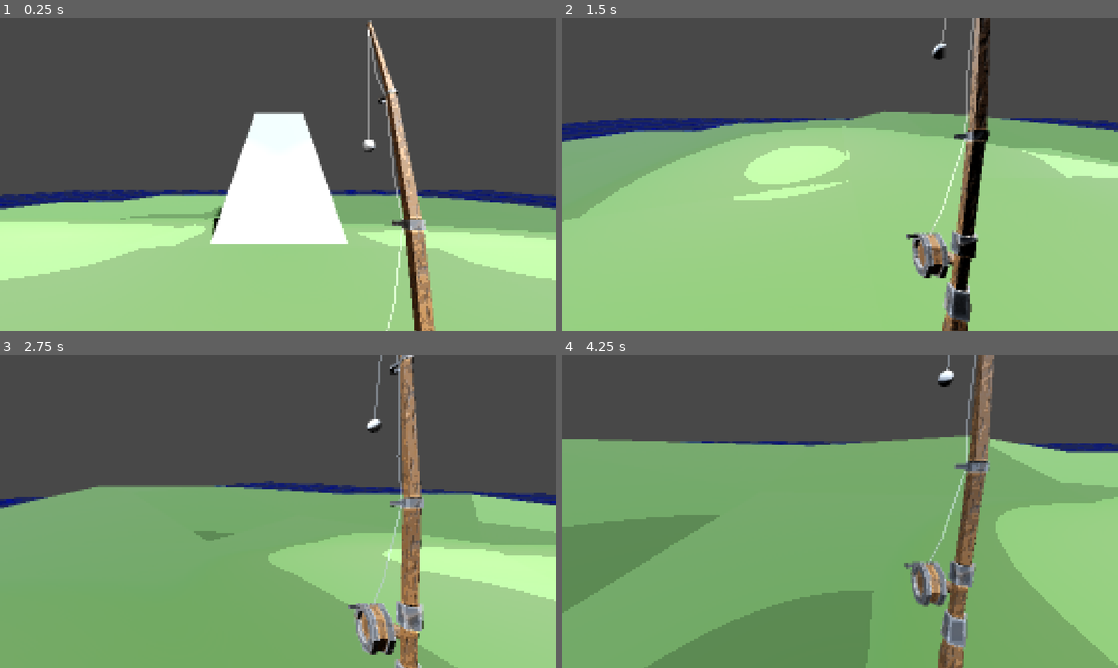
Above: before the commit, frames 1-4 (two rows, left to right).
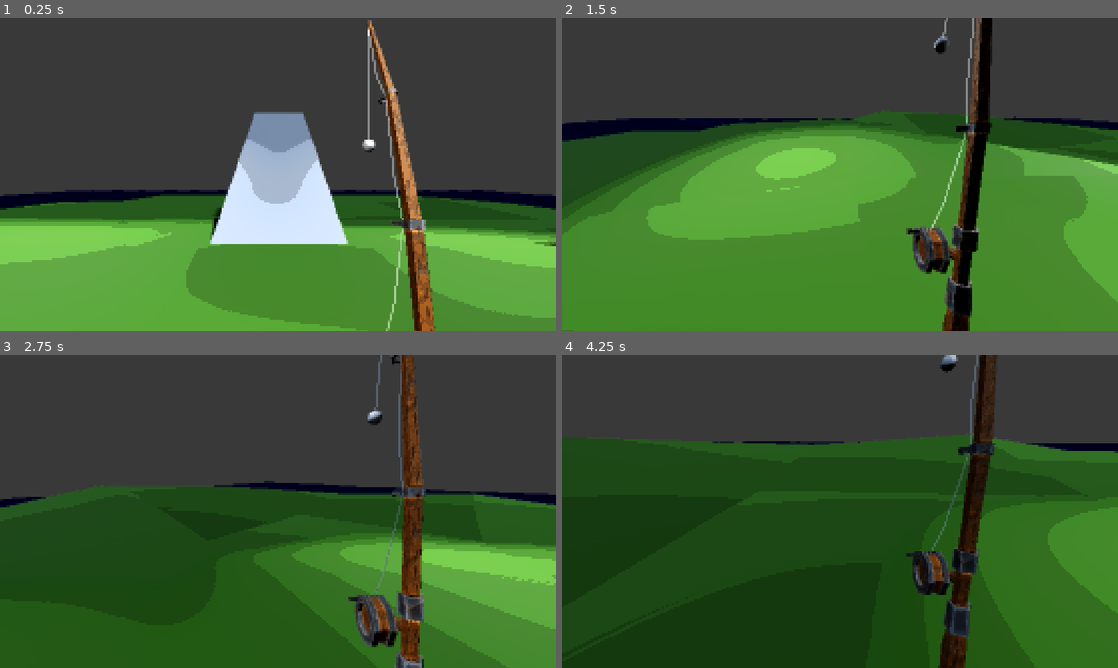
Above: after the commit, the same moments.

Repository: bobiscoolleonardo-collab/Collab
Game: Godot game, scene res://Scenes/game.tscn
The game is run twice, just before and just after one commit, with the same random seed, the same clock (stepped at 60 frames per second) and the same inputs.
Inputs (mouse positions are in pixels of both pictures, inside the frame that each line leads up to):
- Up to frame 1 (0.25 s): no input
- Up to frame 2 (1.5 s): move the mouse to (962, 158) at 0.52 s; hold D (right) 0.53-1.28 s; hold Space (space) 0.53-1.28 s; click (962, 158) at 0.8 s; move the mouse to (812, 174) at 1.27 s; hold W (up) from 1.28 s (still down); click (812, 174) at 1.35 s
- Up to frame 3 (2.75 s): keep holding W (up); tap Space (space) at 1.55 s; move the mouse to (289, 505) at 2.02 s; hold Space (space) from 2.03 s (still down); click (289, 505) at 2.3 s
- Up to frame 4 (4.25 s): keep holding W (up); move the mouse to (834, 517) at 2.77 s; release Space (space) at 2.78 s; tap Shift (sprint) at 2.85 s; tap Space (space) at 3.05 s; move the mouse to (878, 514) at 3.52 s; click (878, 514) at 3.6 s

The runs differ from the first frame. In frame 1, 49% of the frame differs, in the area x 0-100%, y 0-100%; in frame 2, 68%; in frame 3, 59%; in frame 4, 74%.

Commit message:
Ineract system

Diff:
--- a/Scenes/fishing_rod.tscn
+++ b/Scenes/fishing_rod.tscn
@@ -21,7 +21,7 @@
 point2 = NodePath("Point2")
 point3 = NodePath("Point3")
 sway_strength = 100.0
-damping = 1.0
+damping = 3.0
 
 [node name="Rod" type="MeshInstance3D" parent="." unique_id=1826954930]
 transform = Transform3D(7.868049e-09, 0.06, 2.2928226e-16, -2.6226832e-09, 1.1464113e-16, 0.06, 0.06, -7.868049e-09, 2.6226832e-09, 0, 0, 0)
--- a/Scenes/game.tscn
+++ b/Scenes/game.tscn
@@ -6,6 +6,7 @@
 [ext_resource type="Script" uid="uid://dfo0lq3okc5ke" path="res://Scripts/cube.gd" id="3_wrm1d"]
 [ext_resource type="Texture2D" uid="uid://cw6rfh8u1og3f" path="res://Images/Water1.tres" id="5_i6g32"]
 [ext_resource type="Texture2D" uid="uid://dtlyktijrv0rf" path="res://Images/Water2.tres" id="6_1l0tm"]
+[ext_resource type="Script" uid="uid://cbcdjilq318sg" path="res://Scripts/Test_cube.gd" id="7_1l0tm"]
 
 [sub_resource type="FastNoiseLite" id="FastNoiseLite_i6g32"]
 noise_type = 3
@@ -47,7 +48,8 @@
 volumetric_fog_emission_energy = 0.0
 volumetric_fog_gi_inject = 0.0
 adjustment_enabled = true
-adjustment_contrast = 1.05
+adjustment_contrast = 1.2
+adjustment_saturation = 1.4
 
 [sub_resource type="BoxMesh" id="BoxMesh_wrm1d"]
 size = Vector3(4, 1, 2)
@@ -132,6 +134,10 @@
 [sub_resource type="BoxShape3D" id="BoxShape3D_v158k"]
 size = Vector3(3, 0.2, 10)
 
+[sub_resource type="BoxMesh" id="BoxMesh_v158k"]
+
+[sub_resource type="BoxShape3D" id="BoxShape3D_h4fw4"]
+
 [node name="Game" type="Node3D" unique_id=1711670376]
 
 [node name="Lighting" type="Node3D" parent="." unique_id=1652345042]
@@ -139,7 +145,6 @@
 [node name="DirectionalLight3D" type="DirectionalLight3D" parent="Lighting" unique_id=1982673979]
 transform = Transform3D(0.6150286, -0.66305155, 0.4267345, 1.4687029e-08, 0.5411947, 0.84089744, -0.78850484, -0.51717603, 0.3328502, -1.1920929e-07, 1.5319614, -4.239302)
 light_color = Color(0.8405217, 0.90653723, 1, 1)
-light_energy = 4.06
 light_angular_distance = 1.0
 shadow_enabled = true
 directional_shadow_mode = 1
@@ -262,3 +267,13 @@
 [node name="CollisionShape3D" type="CollisionShape3D" parent="StaticBody3D2" unique_id=1650331903]
 transform = Transform3D(1, 0, 0, 0, 1, 0, 0, 0, 1, 0, 2.613453, -17.690096)
 shape = SubResource("BoxShape3D_v158k")
+
+[node name="StaticBody3D3" type="StaticBody3D" parent="." unique_id=1454172729]
+transform = Transform3D(1, 0, 0, 0, 1, 0, 0, 0, 1, 7.05188, 2.4300342, -3.877676)
+script = ExtResource("7_1l0tm")
+
+[node name="MeshInstance3D" type="MeshInstance3D" parent="StaticBody3D3" unique_id=1545164637]
+mesh = SubResource("BoxMesh_v158k")
+
+[node name="CollisionShape3D" type="CollisionShape3D" parent="StaticBody3D3" unique_id=1061051260]
+shape = SubResource("BoxShape3D_h4fw4")
--- a/Scenes/player.tscn
+++ b/Scenes/player.tscn
@@ -3,11 +3,13 @@
 [ext_resource type="Script" uid="uid://g77wxivcs805" path="res://Scripts/player.gd" id="1_v0iea"]
 [ext_resource type="PackedScene" uid="uid://cfy2rghhnl1os" path="res://Scenes/fishing_rod.tscn" id="2_6t5aa"]
 [ext_resource type="Shader" uid="uid://b1e5d05gsbdsd" path="res://Shaders/Pixelation.gdshader" id="2_cvnsp"]
+[ext_resource type="Script" uid="uid://dswhxc2yynpkj" path="res://Scripts/UserInterface.gd" id="3_ukyrk"]
 [ext_resource type="Theme" uid="uid://cgfyu5a15lk7l" path="res://UI/Themes/Debug.tres" id="4_gymyn"]
 [ext_resource type="Script" uid="uid://dhvcrghyj05u7" path="res://Scripts/PlayerStates/StateMachine.gd" id="4_x3wgy"]
 [ext_resource type="Script" uid="uid://825morih6jb3" path="res://Scripts/PlayerStates/idle.gd" id="5_3smsa"]
 [ext_resource type="Script" uid="uid://hcjv1il6kgdb" path="res://Scripts/Debug.gd" id="5_pu2lt"]
 [ext_resource type="Script" uid="uid://dx58k5ortwf80" path="res://Scripts/PlayerStates/walking.gd" id="6_8erm5"]
+[ext_resource type="Texture2D" uid="uid://dxiv4ciaj1w73" path="res://Images/Hand.png" id="6_pu2lt"]
 [ext_resource type="Script" uid="uid://bg5ghk3ofs4g8" path="res://Scripts/PlayerStates/running.gd" id="7_8erm5"]
 [ext_resource type="Script" uid="uid://bqo2v0kxvqw61" path="res://Scripts/PlayerStates/jumping.gd" id="8_f1ek2"]
 [ext_resource type="Script" uid="uid://bo0w5qunldvo1" path="res://Scripts/PlayerStates/falling.gd" id="9_f1ek2"]
@@ -22,8 +24,9 @@
 shader_parameter/levels = 55.0
 shader_parameter/gamma = Vector2(0.125, 11)
 
-[node name="player" type="CharacterBody3D" unique_id=298331612 node_paths=PackedStringArray("neck", "camera", "hands")]
+[node name="player" type="CharacterBody3D" unique_id=298331612 node_paths=PackedStringArray("ray_cast", "neck", "camera", "hands")]
 script = ExtResource("1_v0iea")
+ray_cast = NodePath("neck/Camera3D/InteractRayCast")
 neck = NodePath("neck")
 camera = NodePath("neck/Camera3D")
 hands = NodePath("Hands")
@@ -50,7 +53,10 @@
 
 [node name="Camera3D" type="Camera3D" parent="neck" unique_id=56609905]
 
-[node name="UserInterface" type="Control" parent="." unique_id=758524449]
+[node name="InteractRayCast" type="RayCast3D" parent="neck/Camera3D" unique_id=1160402842]
+target_position = Vector3(0, 0, -2)
+
+[node name="UserInterface" type="Control" parent="." unique_id=758524449 node_paths=PackedStringArray("interact_icon", "interact_label")]
 layout_mode = 3
 anchors_preset = 15
 anchor_right = 1.0
@@ -58,6 +64,9 @@
 grow_horizontal = 2
 grow_vertical = 2
 mouse_filter = 2
+script = ExtResource("3_ukyrk")
+interact_icon = NodePath("InteractIcon")
+interact_label = NodePath("InteractIcon/RichTextLabel")
 
 [node name="PostProcessing" type="ColorRect" parent="UserInterface" unique_id=800061311]
 material = SubResource("ShaderMaterial_cvnsp")
@@ -86,6 +95,40 @@
 [node name="VBoxContainer" type="VBoxContainer" parent="UserInterface/DebugPanel/MarginContainer" unique_id=6309718]
 layout_mode = 2
 
+[node name="InteractIcon" type="TextureRect" parent="UserInterface" unique_id=1630715849]
+layout_mode = 1
+anchors_preset = 8
+anchor_left = 0.5
+anchor_top = 0.5
+anchor_right = 0.5
+anchor_bottom = 0.5
+offset_left = -16.0
+offset_top = -20.0
+offset_right = 112.0
+offset_bottom = 108.0
+grow_horizontal = 2
+grow_vertical = 2
+scale = Vector2(0.3, 0.3)
+texture = ExtResource("6_pu2lt")
+
+[node name="RichTextLabel" type="RichTextLabel" parent="UserInterface/InteractIcon" unique_id=1999816110]
+layout_mode = 1
+anchors_preset = 8
+anchor_left = 0.5
+anchor_top = 0.5
+anchor_right = 0.5
+anchor_bottom = 0.5
+offset_left = -384.00006
+offset_top = 95.999954
+offset_right = 415.99982
+offset_bottom = 282.66656
+grow_horizontal = 2
+grow_vertical = 2
+theme_override_font_sizes/normal_font_size = 128
+text = "PlaceHolder"
+horizontal_alignment = 1
+vertical_alignment = 1
+
 [node name="StateMachine" type="Node" parent="." unique_id=1114089350 node_paths=PackedStringArray("current_state")]
 script = ExtResource("4_x3wgy")
 current_state = NodePath("Idle")
--- /dev/null
+++ b/Scripts/Interactable.gd
@@ -0,0 +1,10 @@
+# interactable.gd
+# Attach this to any object you want to be interactable
+class_name Interactable
+extends Node
+
+@export var interact_label : String = "Interact"
+
+# Override this in child classes
+func interact() -> void:
+	pass
--- a/Scripts/PlayerStates/idle.gd
+++ b/Scripts/PlayerStates/idle.gd
@@ -5,5 +5,5 @@
 		transition.emit("Walking")
 	if global.player.is_on_floor() and Input.is_action_pressed("space"):
 		transition.emit("Jumping")
-	if global.player.velocity_y_last < -1.0:
+	if global.player.velocity_y_last < -3.5:
 		transition.emit("Falling")
--- a/Scripts/PlayerStates/jumping.gd
+++ b/Scripts/PlayerStates/jumping.gd
@@ -1,5 +1,5 @@
 class_name JumpingPlayerState extends State
 
 func update(_delta):
-	if global.player.velocity_y_last < -1.0:
+	if global.player.velocity_y_last < -3.5:
 		transition.emit("Falling")
--- a/Scripts/PlayerStates/running.gd
+++ b/Scripts/PlayerStates/running.gd
@@ -6,5 +6,5 @@
 		transition.emit("Walking")
 	if global.player.is_on_floor() and Input.is_action_pressed("space"):
 		transition.emit("Jumping")
-	if global.player.velocity_y_last < -1.0:
+	if global.player.velocity_y_last < -3.5:
 		transition.emit("Falling")
--- a/Scripts/PlayerStates/walking.gd
+++ b/Scripts/PlayerStates/walking.gd
@@ -7,5 +7,5 @@
 		transition.emit("Running")
 	if global.player.is_on_floor() and Input.is_action_pressed("space"):
 		transition.emit("Jumping")
-	if global.player.velocity_y_last < -1.0:
+	if global.player.velocity_y_last < -3.5:
 		transition.emit("Falling")
--- /dev/null
+++ b/Scripts/Test_cube.gd
@@ -0,0 +1,7 @@
+extends Interactable
+
+func interact() -> void:
+	var tween = create_tween()
+	tween.set_trans(Tween.TRANS_ELASTIC)
+	tween.tween_property(self, "scale", Vector3(1.3, 1.3, 1.3), 0.2)
+	tween.tween_property(self, "scale", Vector3(1.0, 1.0, 1.0), 0.2)
--- /dev/null
+++ b/Scripts/UserInterface.gd
@@ -0,0 +1,13 @@
+extends Control
+
+@export var interact_icon : TextureRect
+@export var interact_label : RichTextLabel
+
+func _ready() -> void:
+	global.ui = self
+	set_interact_visible(false)
+
+func set_interact_visible(set_visible : bool, label : String = "") -> void:
+	interact_icon.visible = set_visible
+	interact_label.visible = set_visible
+	interact_label.text = label
--- a/Scripts/global.gd
+++ b/Scripts/global.gd
@@ -3,3 +3,4 @@
 var player
 var store
 var debug
+var ui
--- a/Scripts/player.gd
+++ b/Scripts/player.gd
@@ -3,6 +3,9 @@
 var walk_speed = 5.0
 var sprint_speed = 7.0
 var jump_velocity = 4.5
+
+@export var ray_cast : RayCast3D
+var current_interactable : Interactable = null
 
 var bob_time := 0.0
 var idle_bob_speed := 3.0
@@ -71,6 +74,12 @@
 	is_moving = false
 	is_sprinting = false
 
+	_check_interactable()
+
+	if Input.is_action_just_pressed("interact"):
+		if current_interactable:
+			current_interactable.interact()
+
 	camera.rotation.z = lerp(camera.rotation.z, clamp(-mouse_delta.x * delta * sway_amount * 0.001, -0.9, 0.9), delta * sway_smooth)
 	mouse_delta = Vector2.ZERO
 	camera.rotation.z = lerp(camera.rotation.z, target_roll, delta * sway_smooth)
@@ -108,11 +117,39 @@
 	move_and_slide()
 	camera_bob(delta)
 
+func _find_interactable(node: Node) -> Interactable:
+	# Only walk UP the parent tree from the hit node
+	while node:
+		if node is Interactable:
+			return node
+		node = node.get_parent()
+	return null
+
+func _check_interactable() -> void:
+	if ray_cast.is_colliding():
+		var collider = ray_cast.get_collider()
+		var interactable = _find_interactable(collider)
+
+		if interactable:
+			if interactable != current_interactable:
+				current_interactable = interactable
+				global.ui.set_interact_visible(true, interactable.interact_label)
+			return
+
+	if current_interactable:
+		current_interactable = null
+		global.ui.set_interact_visible(false)
+
+	# Nothing interactable found
+	if current_interactable:
+		current_interactable = null
+		global.ui.set_interact_visible(false)
+
 func camera_bob(delta: float) -> void:
 	var on_floor_moving = is_on_floor() and is_moving
 	bob_time += delta * ((17.0 if is_sprinting else 12.0) if on_floor_moving else idle_bob_speed)
-	if is_on_floor() and velocity_y_last < -1.0:
-		landing_offset = 0.12
+	if is_on_floor() and velocity_y_last < -3.5:
+		landing_offset = 0.3
 	velocity_y_last = velocity.y
 	landing_offset = lerp(landing_offset, 0.0, delta * 8.0)
 	var bob := sin(bob_time) * ((0.04 if is_sprinting else 0.03) if on_floor_moving else idle_bob_amount)
--- a/Shaders/Water.gdshader
+++ b/Shaders/Water.gdshader
@@ -13,10 +13,6 @@
 uniform float normalmap_b_strength : hint_range(0.0, 1.0, 0.01) = 0.25;
 uniform vec2 movement_direction = vec2(0.2, 0.1);
 uniform float movement_strength : hint_range(0.0, 1, 0.01) = 0.12;
-
-uniform vec4 wave_crest_color : source_color = vec4(0.4, 0.8, 0.9, 1.0);
-uniform float wave_crest_sharpness : hint_range(0.0, 10.0, 0.1) = 3.0;
-uniform float wave_crest_threshold : hint_range(0.0, 1.0, 0.01) = 0.6;
 
 varying float wave_height;
 
@@ -44,13 +40,12 @@
     float a = steepness / k;
     return vec3(
         dir.x * a * cos(f),
-                a * sin(f),
+        a * sin(f),
         dir.y * a * cos(f)
     );
 }
 
 void vertex() {
-    // work in world space, write displacement back to VERTEX
     vec3 wp = (MODEL_MATRIX * vec4(VERTEX, 1.0)).xyz;
 
     vec3 offset = vec3(0.0);
@@ -58,10 +53,8 @@
     offset += gerstner(wp, vec2( 0.3,  1.0), 0.06, 4.0);
     offset += gerstner(wp, vec2(-0.5,  0.8), 0.04, 2.5);
 
-    // add offset in local space so VERTEX stays valid
     VERTEX += (inverse(MODEL_MATRIX) * vec4(offset, 0.0)).xyz;
-
-	wave_height = offset.y; // pass height to fragment
+    wave_height = offset.y;
 }
 
 void fragment() {
@@ -115,19 +108,9 @@
 
 	vec3 final_color = mix(depth_color, refraction_texture, water_transparentcy * depth_blend);
 
-	// Wave crest gradient
-    float crest = smoothstep(wave_crest_threshold * 0.5, wave_crest_threshold, wave_height);
-    crest = pow(crest, wave_crest_sharpness);
-    vec3 crest_color = mix(final_color, wave_crest_color.rgb, crest * wave_crest_color.a);
-
-    ALBEDO = crest_color;
+	ALBEDO = final_color;
 	ROUGHNESS = roughness * (1.0 - basic_fresnel);
 	NORMAL_MAP = normalmap;
 	SPECULAR = specter;
 	METALLIC = metalic;
 }
-
-//void light() {
-//	// Called for every pixel for every light affecting the material.
-//	// Uncomment to replace the default light processing function with this one.
-//}
--- a/project.godot
+++ b/project.godot
@@ -71,6 +71,12 @@
 "events": [Object(InputEventKey,"resource_local_to_scene":false,"resource_name":"","device":-1,"window_id":0,"alt_press …(195 unchanged characters)…
 ]
 }
+interact={
+"deadzone": 0.2,
+"events": [Object(InputEventMouseButton,"resource_local_to_scene":false,"resource_name":"","device":-1,"window_id":0,"alt_pressed":false,"shift_pressed":false,"ctrl_pressed":false,"meta_pressed":false,"button_mask":0,"position":Vector2(0, 0),"global_position":Vector2(0, 0),"factor":1.0,"button_index":1,"canceled":false,"pressed":false,"double_click":false,"script":null)
+, Object(InputEventKey,"resource_local_to_scene":false,"resource_name":"","device":-1,"window_id":0,"alt_pressed":false,"shift_pressed":false,"ctrl_pressed":false,"meta_pressed":false,"pressed":false,"keycode":0,"physical_keycode":69,"key_label":0,"unicode":101,"location":0,"echo":false,"script":null)
+]
+}
 
 [physics]
 
Binary file added: Images/Hand.png
Not shown, added: Images/Hand.png.import
Not shown, added: Scripts/Interactable.gd.uid
Not shown, added: Scripts/Test_cube.gd.uid
Not shown, added: Scripts/UserInterface.gd.uid
